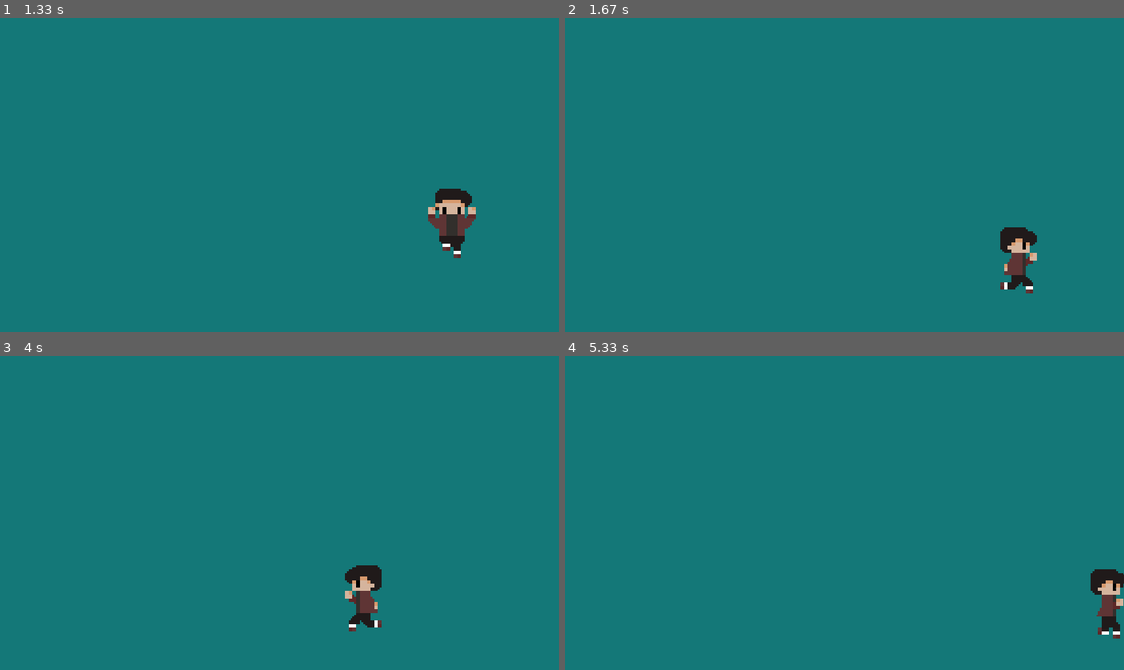
Above: before the commit, frames 1-4 (two rows, left to right).
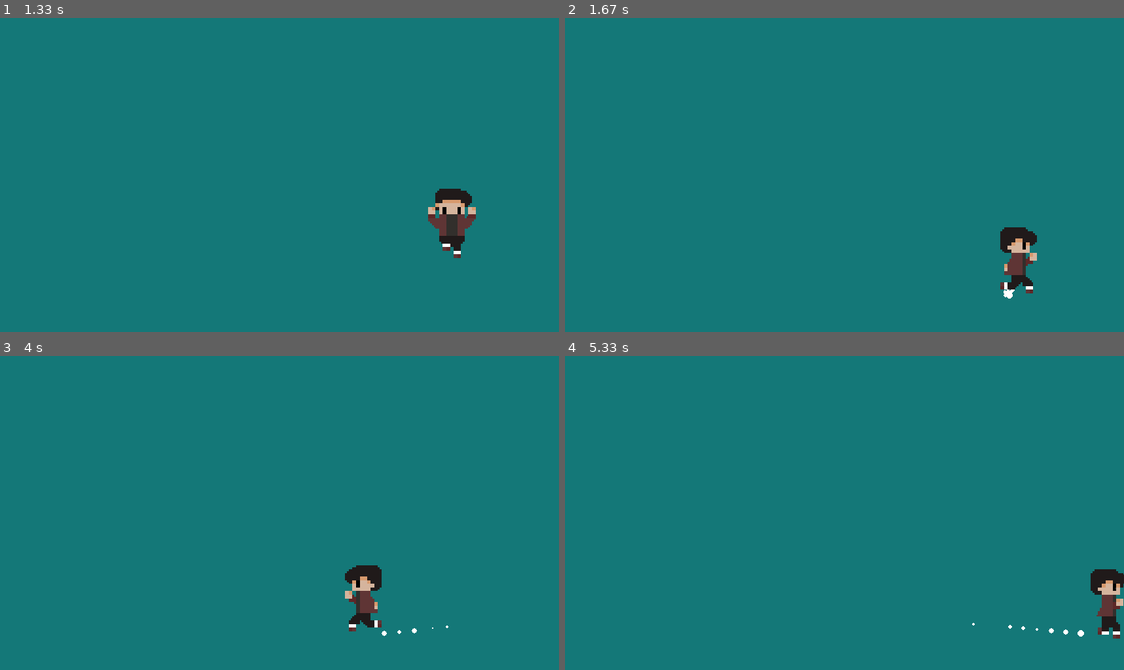
Above: after the commit, the same moments.

Repository: VinicciusSantos/Estudos-Pygame
Game: pygame game, started from main.py
Same seed, same stepped clock (60 frames per second), same inputs: the game is played once before the commit and once after it.
Inputs (mouse positions are in pixels of both pictures, inside the frame that each line leads up to):
- Up to frame 1 (1.33 s): click (279, 222) at 0.38 s; hold W 0.67-1.13 s; hold Right 0.67-1.13 s; move the mouse to (458, 165) at 0.7 s; hold A from 1.17 s (still down); hold Right from 1.17 s (still down)
- Up to frame 2 (1.67 s): release A at 1.63 s; release Right at 1.63 s
- Up to frame 3 (4 s): right-click (106, 465) at 1.72 s; hold Right 2-2.47 s; move the mouse to (106, 585) at 2.03 s; hold Left 3.33-3.87 s; hold Left from 3.9 s (still down)
- Up to frame 4 (5.33 s): release Left at 4.3 s; hold Up 4.33-4.7 s; hold Right from 4.73 s (still down)

Frame 1 is identical in both runs. In frame 2, less than 0.1% of the frame differs, in the area x 78-81%, y 86-90%; in frame 3, less than 0.1%; in frame 4, less than 0.1%, in the area x 72-93%, y 85-90%.

Commit message:
Particulas e munição
- Adicionadas partículas quando o personagem anda, quando ele está no ar, não solta particulas
- Adicionado sistema que deleta as balas quando elas saem do campo de visão do personagem (a tela), isso ajuda à otimiazar o uso da memória

Diff:
--- a/Player.py
+++ b/Player.py
@@ -40,9 +40,8 @@
         self.rect.bottomleft = [200, 500]
 
 
-        self.correr_d = self.correr_e = self.pular = self.reverse = self.descer = self.mira = self.tiro = False
-        self.forca_y = 0
-        self.forca_x = 0
+        self.correr_d = self.correr_e = self.pular = self.reverse = self.descer = self.mira = self.tiro = self.nochao = False
+        self.forca_y = self.forca_x = 0
 
     def mirar(self, trueorfalse=False):
         self.mira = trueorfalse
@@ -69,6 +68,7 @@
 
     def update(self):
         # Configurando o pulo:
+        self.nochao = False
         if self.forca_x != 0:
             self.rect.x += self.forca_x
             if self.forca_x > 0:
@@ -122,6 +122,7 @@
 
         # Definindo a colisão com o chão
         elif self.rect.y >= config["Chao"]:
+            self.nochao = True
             self.rect.y = config["Chao"]
             self.forca_y = 0
         elif self.descer:
--- a/armas.py
+++ b/armas.py
@@ -49,6 +49,15 @@
         self.image = pygame.transform.rotate(self.image, angle)
         self.angle = math.radians(angle)
 
+
     def update(self):
-        self.rect.x += 20 * math.cos(self.angle)
-        self.rect.y += 20 * math.sin(self.angle) * -1
+        self.rect.x += 30 * math.cos(self.angle)
+        self.rect.y += 30 * math.sin(self.angle) * -1
+
+        if self.rect.x <=0 or self.rect.x >= config["Tela"][0] or self.rect.y <= 0 or self.rect.y  >= config["Tela"][1]:
+            print("morreu")
+            self.kill()
+
+
+def pos():
+    return (Bullet.update())
--- a/main.py
+++ b/main.py
@@ -5,7 +5,7 @@
 from sys import exit
 
 from Player import Personagem
-from armas import Bazuca, Bullet
+from armas import *
 
 
 # Abrir arquivp com as configs
@@ -95,8 +95,8 @@
         for particle in particles:
             particle[0][0] += particle[1][0]
             particle[0][1] += particle[1][1]
-            particle[2] -= 0.1
-            particle[1][1] += 0.01
+            particle[2] -= 0.5
+            particle[1][1] += 0.01 # Gravidade
             pygame.draw.circle(tela, (rgb_branco), particle[0], int(particle[2]))
             if particle[2] <=0:
                 particles.remove(particle)
@@ -131,11 +131,15 @@
         # Ir para a esquerda:
         if pygame.key.get_pressed()[K_a] or pygame.key.get_pressed()[K_LEFT]:
             personagem.andar_e()
+            if personagem.nochao:
+                particulas(personagem.rect.bottomright[0], personagem.rect.bottomright[1] + 64)
             personagem.rect.x -= vel_x
 
         # Ir para a Direita
         if pygame.key.get_pressed()[K_d] or pygame.key.get_pressed()[K_RIGHT]:
             personagem.andar_d()
+            if personagem.nochao:
+                particulas(personagem.rect.bottomleft[0]+60, personagem.rect.bottomleft[1] + 64)
             personagem.rect.x += vel_x
 
         # Desenhando o personagem
